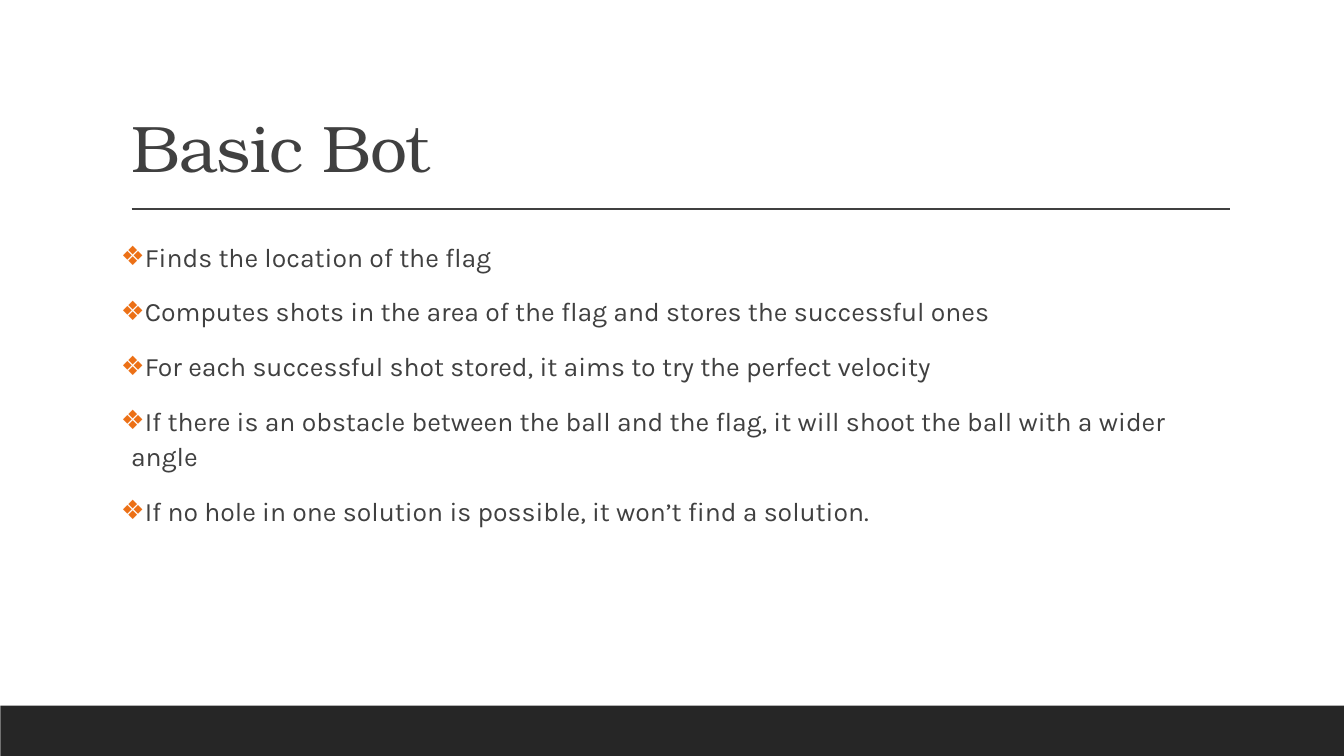
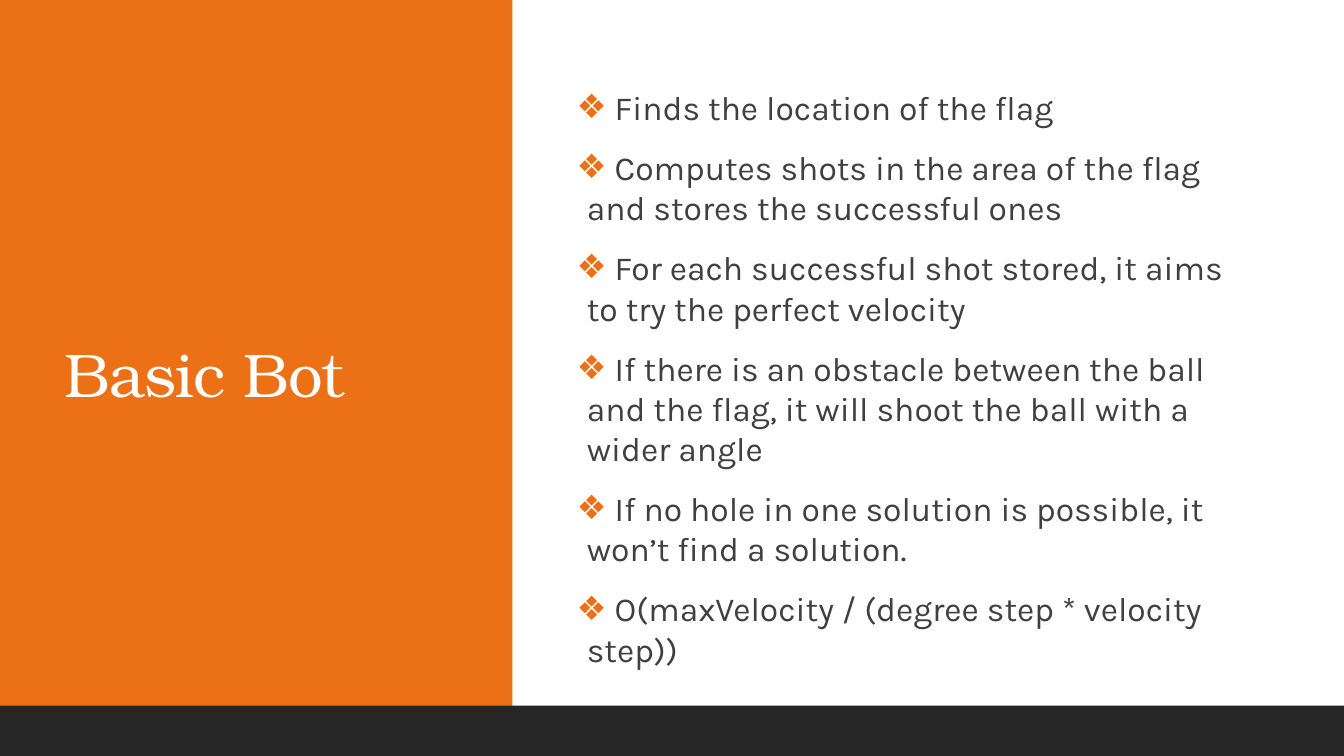
Before and after one commit to renesteeman/Project1-2_Group4, a slide deck: slide 12 of Crazy Putting phase 2.pptx. Drawn at 1344x756 pixels with LibreOffice and Linux fonts; fonts in the diff are those of the drawing. Boxes give left, top, right and bottom in pixels: in the first picture for what was removed or moved away, otherwise in the second. Text is boxed around its words. In the diff, an @@ line names an element or a change of style, - is before the commit and + after.

```diff
--- a/Crazy Putting phase 2.pptx
+++ b/Crazy Putting phase 2.pptx
@@ rectangle added at <box>0,0,1344,756</box>, fill #FFFFFF @@
@@ rectangle added at <box>0,0,512,756</box>, fill #EC7016 @@
@@ title "Basic Bot": place and size @@
-title "Basic Bot" at <box>131,126,431,173</box>
+title "Basic Bot" at <box>64,354,345,398</box>
@@ title "Basic Bot" at <box>64,354,345,398</box>: size 47 to 44 pt, text colour #404040 to #FFFFFF; vertical alignment bottom to middle @@
@@ text "Finds the location of the ...": place and size @@
-text "Finds the location of the ..." at <box>131,248,1165,528</box>
+text "Finds the location of the ..." at <box>587,97,1223,670</box>
@@ text "Finds the location of the ..." at <box>587,97,1223,670</box>: vertical alignment top to middle @@
@@ text at <box>587,97,1223,562</box>: size 19 to 24 pt in "Finds the location of the flag", "Computes shots in the area of the ...", "For each successful shot stored, it aims ...", "If there is an obstacle between the ..." and 1 more places; line spacing 1.1 to 1 @@
@@ line removed from (132, 210) to (1231, 210) @@
@@ text at <box>587,596,1202,670</box>: paragraph added @@
+❖ O(maxVelocity / (degree step * velocity step))
@@ rectangle removed at <box>0,706,1344,756</box> @@
@@ rectangle added at <box>0,706,1344,756</box>, fill #262626 @@
```
Also in this commit, not shown: 1 slide added, 2 slides removed, 3 other files.
